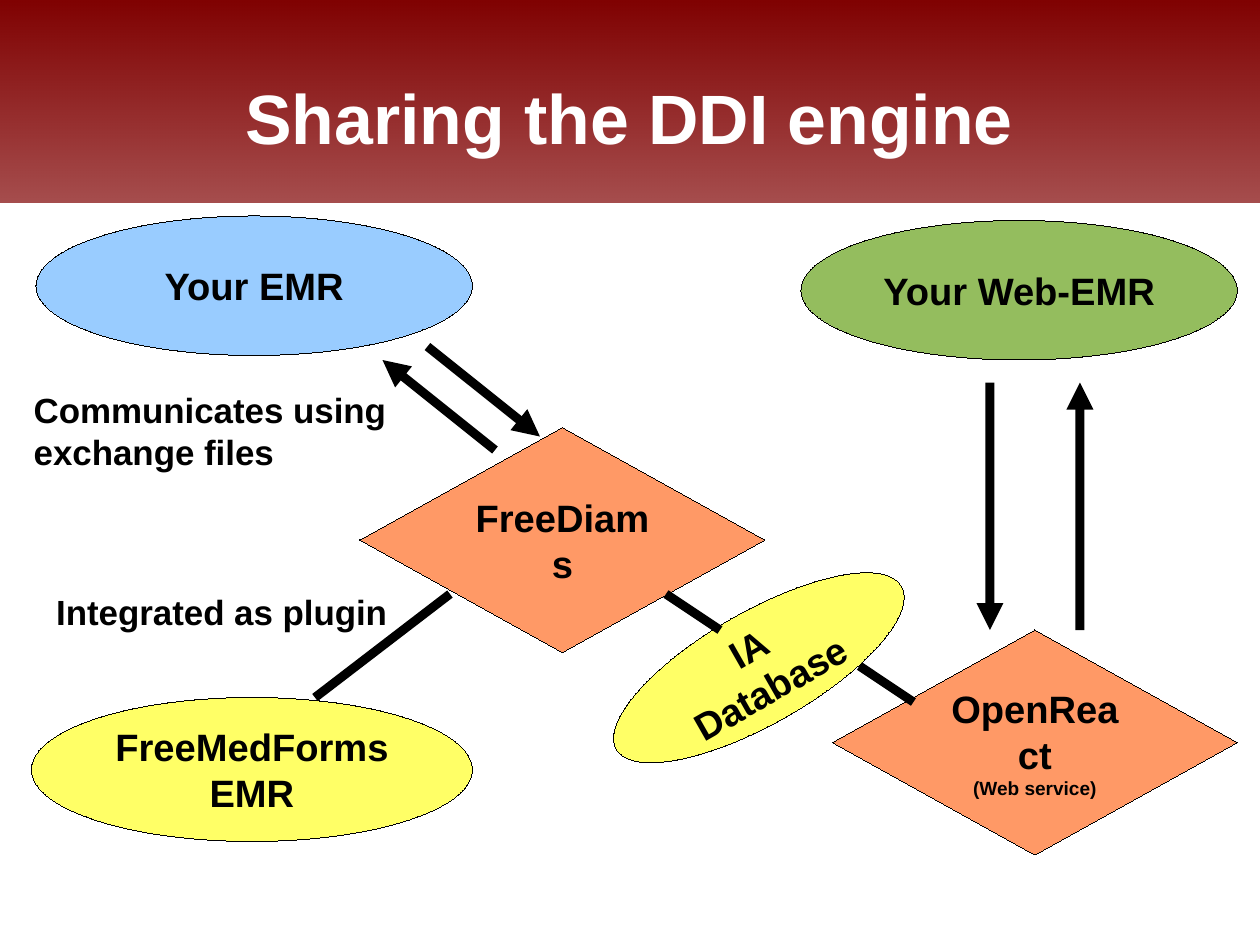
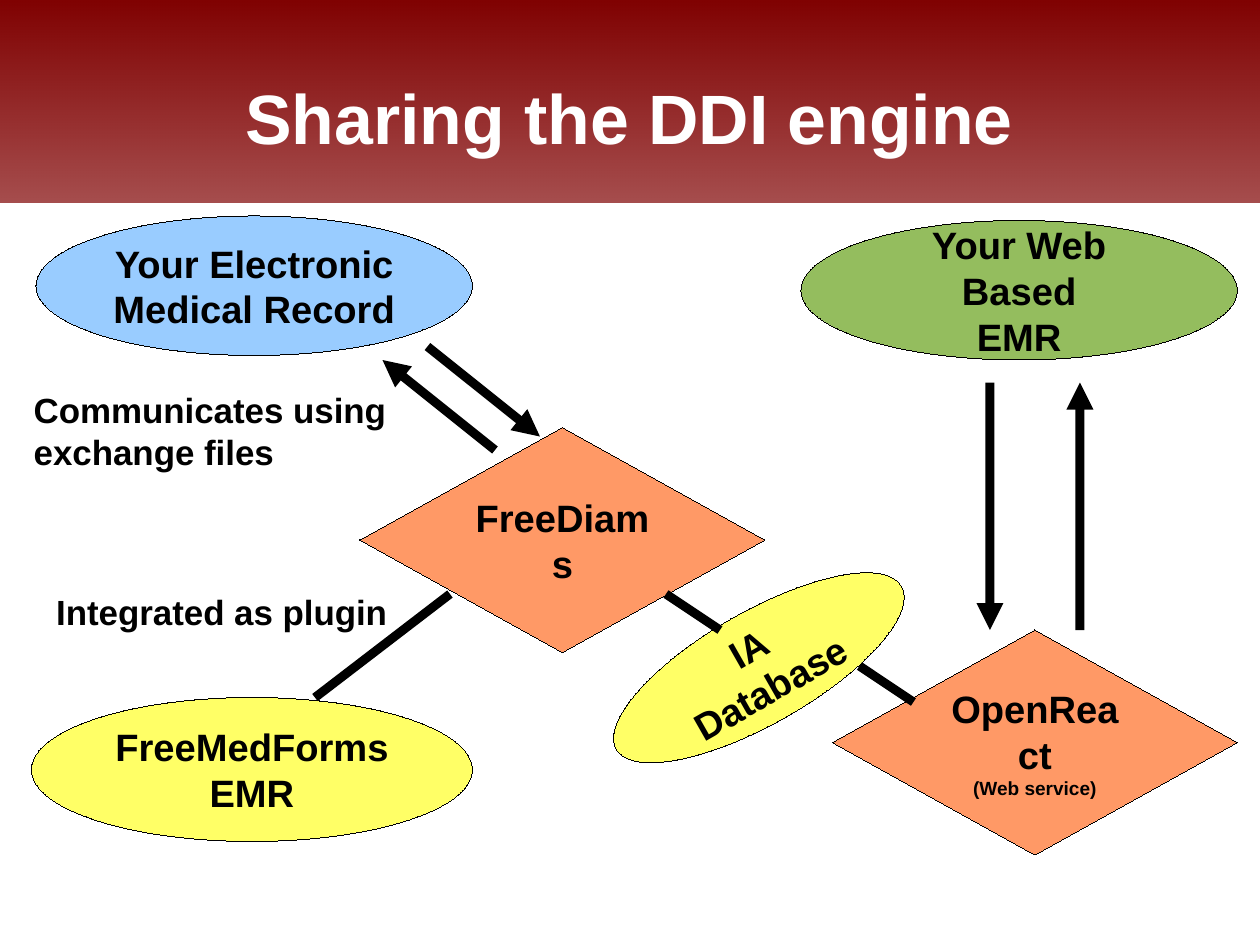
Before and after one commit to FreeHealth/freehealth, a slide deck: slide 9 of science/freemedforms_fosdem2011.odp. Drawn at 1260x945 pixels with LibreOffice and Linux fonts; fonts in the diff are those of the drawing; background and template pictures are left out. Boxes give left, top, right and bottom in pixels: in the first picture for what was removed or moved away, otherwise in the second. Text is boxed around its words. In the diff, an @@ line names an element or a change of style, - is before the commit and + after.

```diff
--- a/science/freemedforms_fosdem2011.odp
+++ b/science/freemedforms_fosdem2011.odp
@@ text in ellipse at (932,231,1106,359): text changed @@
-Your Web-EMR
+Your Web Based
+EMR
@@ text in ellipse at (113,250,395,324): text changed @@
-Your EMR
+Your Electronic
+Medical Record
```
Also in this commit, not shown: 3 other slides changed, 4 slides added, 4 slides removed.
